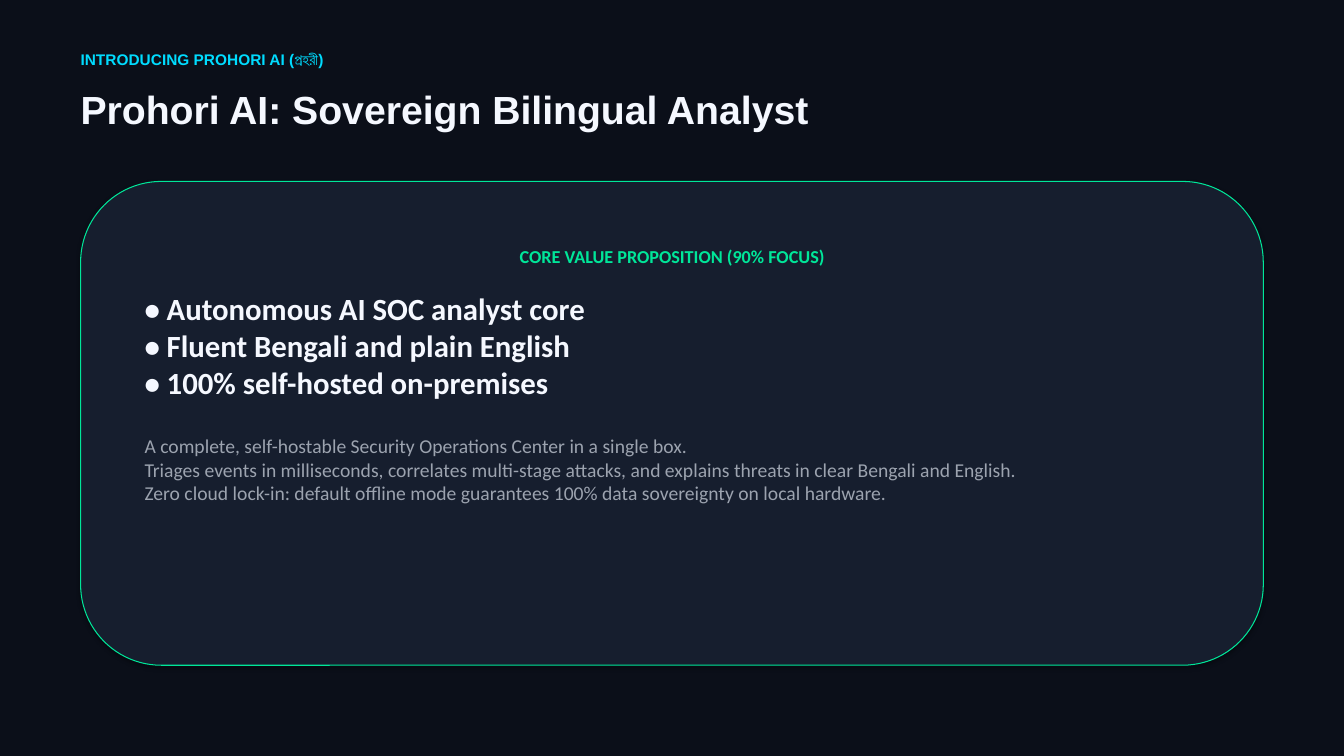
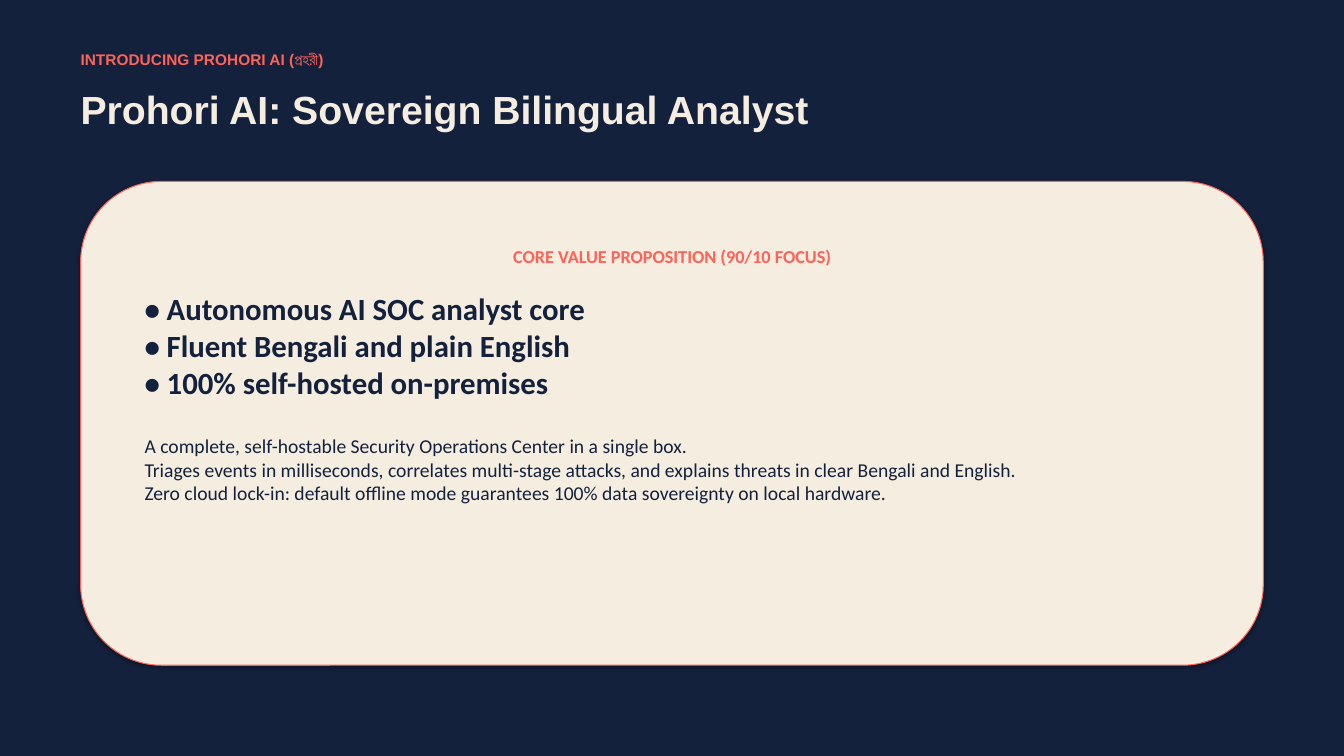
Before and after one commit to rahat4528/prohori-ai, a slide deck: slide 3 of docs/Prohori_AI_Pitch_Deck.pptx. Drawn at 1344x756 pixels with LibreOffice and Linux fonts; fonts in the diff are those of the drawing. Boxes give left, top, right and bottom in pixels: in the first picture for what was removed or moved away, otherwise in the second. Text is boxed around its words. In the diff, an @@ line names an element or a change of style, - is before the commit and + after.

```diff
--- a/docs/Prohori_AI_Pitch_Deck.pptx
+++ b/docs/Prohori_AI_Pitch_Deck.pptx
@@ rectangle at <box>0,0,1344,756</box>: fill #0B0F19 to #14213D @@
@@ text "INTRODUCING PROHORI AI (প্রহরী)" at <box>81,53,323,68</box>: text colour #00DCFF to #FF6258 @@
@@ text "Prohori AI: Sovereign Bilingual Analyst" at <box>81,95,808,132</box>: text colour #F5F8FF to #F4EDE0 @@
@@ rounded rectangle "CORE VALUE PROPOSITION (90/10 FOCUS)" at <box>81,181,1263,665</box>: fill #161E2E to #F4EDE0; outline #00E699 0.75 pt to #FF6258 0.75 pt @@
@@ text in rounded rectangle at <box>513,250,831,266</box>: text changed; text colour #00E699 to #FF6258 @@
-CORE VALUE PROPOSITION (90% FOCUS)
+CORE VALUE PROPOSITION (90/10 FOCUS)
@@ text in rounded rectangle at <box>145,298,1016,504</box>: text colour #F5F8FF to #14213D in "• Autonomous AI SOC analyst core • ..."; text colour #9CA3AF to #14213D in "A complete, self-hostable Security Operations Center in ..." @@
```
Also in this commit, not shown: 7 other slides changed, 29 other files.
